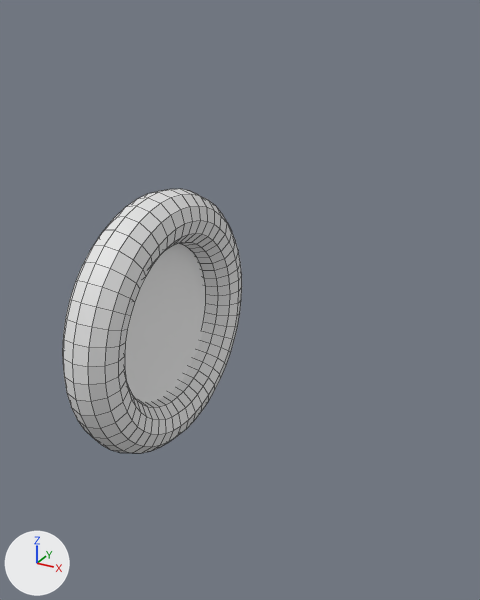
Two versions of the Blender file 3d_models/void/void_portal.blend, one commit apart.
Both versions are drawn from a 50 mm camera at (11.29, -15.54, 13.95) aimed at (2.89, -0.26, 6.31). Arrows for +X, +Y and +Z are at lower left; the lights stay in place. Mesh edges are drawn as thin lines.

The older version as bpy lines, for what is in view:
```python
me_plane = bpy.data.meshes.new('Plane')
me_plane.from_pydata([(-1.0, -1.0, 0.0), (1.0, -1.0, 0.0), (-1.0, 1.0, 0.0), (1.0, 1.0, 0.0)], [], [(0, 1, 3, 2)])
me_torus = bpy.data.meshes.new('Torus')
me_torus.from_pydata(...)  # a torus around z (ring radius 1.0, tube radius 0.25) spanning x -1.25..1.25, y -1.25..1.25, z -0.25..0.25
ob_plane = bpy.data.objects.new('Plane', me_plane)
ob_plane.location = (0.0, 0.0, 4.71)
ob_plane.rotation_euler = (0.0, 7.818, 0.0)  # degrees (0, 88, 0)
ob_plane.scale = (3.0, 2.66, 1.01)
ob_torus = bpy.data.objects.new('Torus', me_torus)
ob_torus.location = (0.0, 0.0, 4.83)
ob_torus.rotation_euler = (0.0, 1.585, 0.0)  # degrees (0, 91, 0)
ob_torus.scale = (3.37, 3.37, 3.37)
```
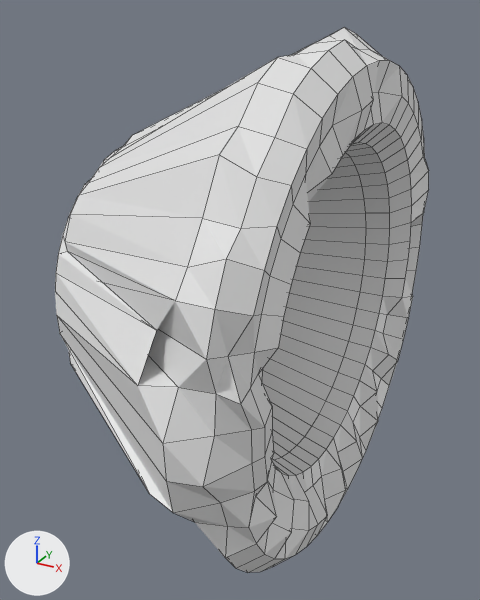
What changed in the scene script:
```text
Change me_torus:
    used by ob_torus; location = (0.0, 0.0, 4.83); rotation_euler = (0.0, 1.585, 0.0), in degrees (0, 91, 0); scale = (3.37, 3.37, 3.37)
    remove me_torus.from_pydata(...)  # 576 vertices, 576 faces; spans x -1.25..1.25, y -1.25..1.25, z -0.25..0.25
    add me_torus.from_pydata(...)  # 576 vertices, 576 faces; spans x -2.06..1.94, y -2.11..2.06, z -0.25..1.91
    me_torus part 1: 405 of 576 vertices moved; they spanned x -1.25..1.25, y -1.25..1.25, z -0.25..0.25 and now span x -2.06..1.94, y -2.11..2.06, z -0.22..1.91; mean shift (-0.02, 0.0, 1.24); largest move (-0.38, 0.92, 0.25) -> (-0.61, 1.72, 1.91)
Change ob_torus:
    ob_torus.location: (0.0, 0.0, 4.83) -> (0.0, 0.0, 6.65)
```

Changed parts and their boxes [x1, y1, x2, y2] in the pictures (480 x 600 px):
'Torus', reshaped, moved (107% wider, 106% taller): before [62, 189, 242, 453]; after [55, 27, 429, 573]
'Plane', unchanged, covered by the edit: before [125, 244, 206, 402]
